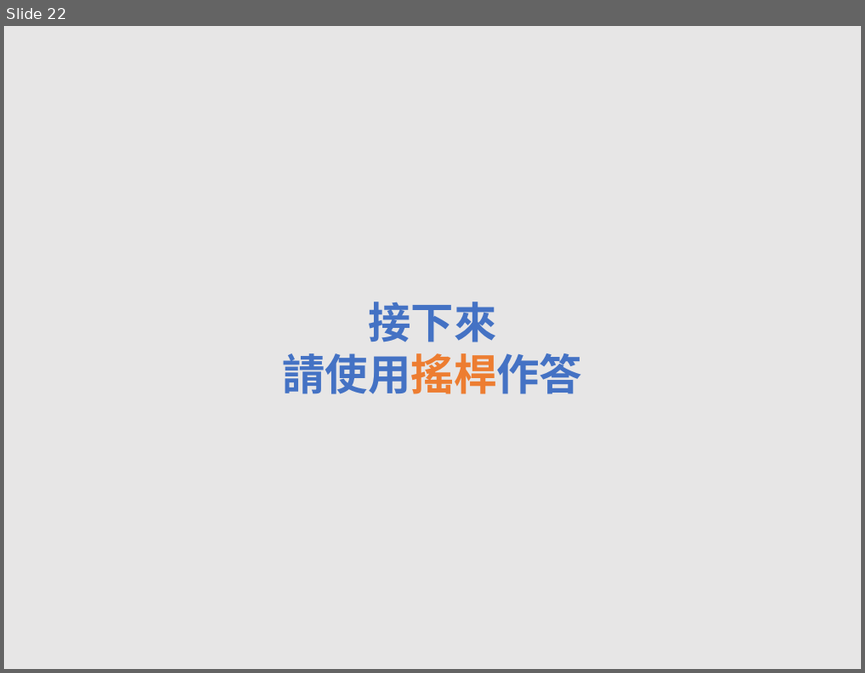
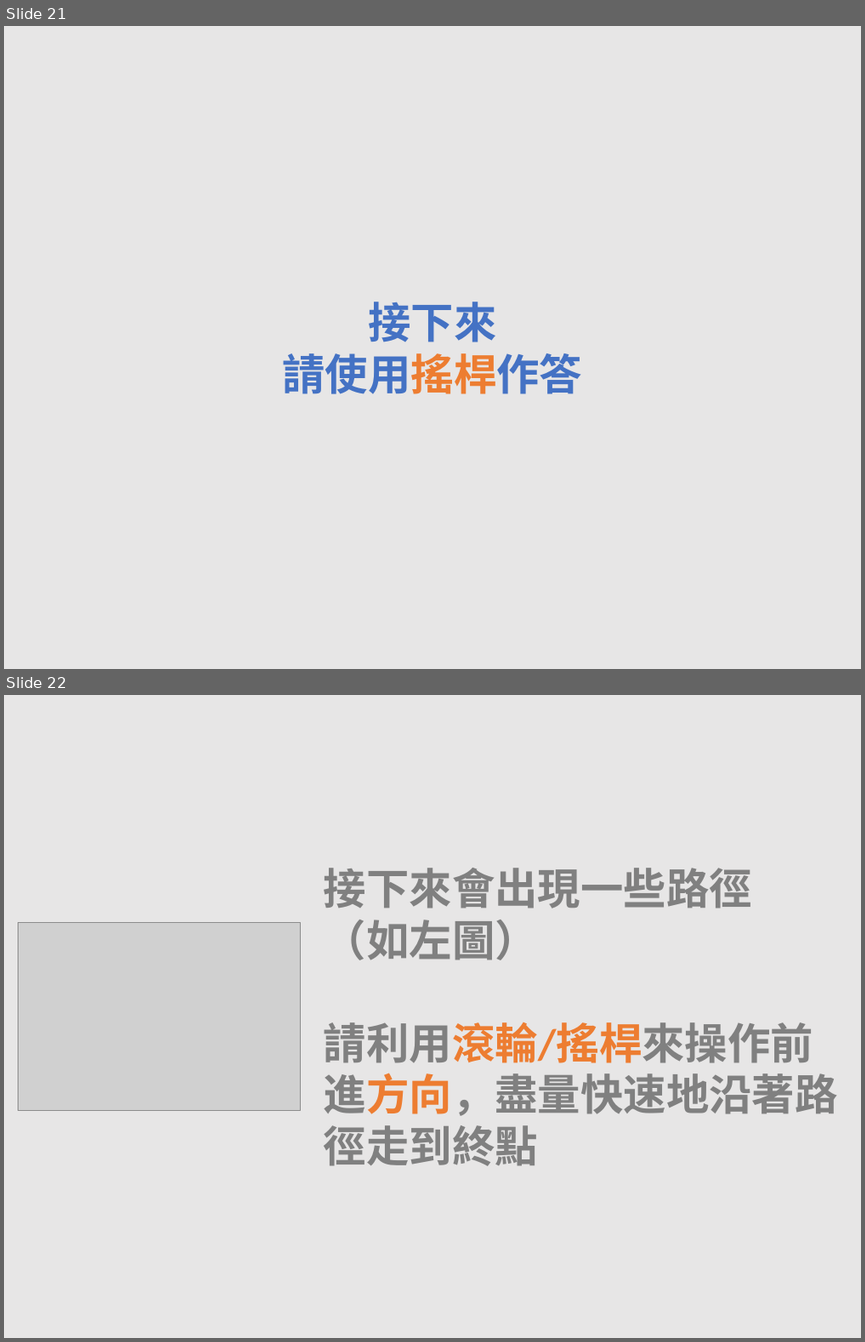
Before and after one commit to EJ-Chang/OSD-Study, a slide deck: WheelOSDtest/StimulusPNG.pptx. Shown one above the other, each under a label of ours: slide 22 before the commit, slides 21 and 22 after it. The pictures are 865x673 and 865x1342 pixels, drawn with LibreOffice and Linux fonts; fonts in the diff are those of the drawing; grey boxes stand for pictures. Boxes give left, top, right and bottom in pixels: in the first picture for what was removed or moved away, otherwise in the second. Text is boxed around its words. In the diff, an @@ line names an element or a change of style, - is before the commit and + after.

```diff
--- a/WheelOSDtest/StimulusPNG.pptx
+++ b/WheelOSDtest/StimulusPNG.pptx
@@ slide 22 added at (4, 695, 861, 1338), background #E7E6E6 @@
@@ text added at (324, 868, 838, 1166), 36 pt, text #808080, bold @@
+接下來會出現一些路徑
+（如左圖）
+請利用滾輪/搖桿來操作前進方向，盡量快速地沿著路徑走到終點
@@ picture added at (18, 922, 300, 1111) @@
@@ what was slide 22 is now slide 21 @@
```
Also in this commit, not shown: 2 other slides added, 1 slide removed, 9 other files.
